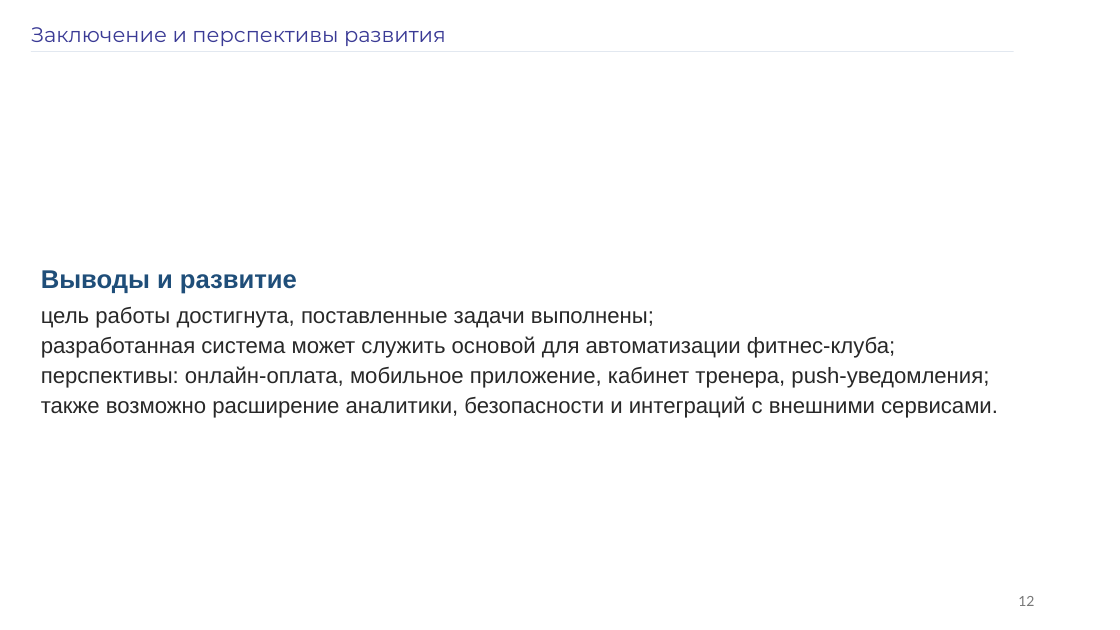
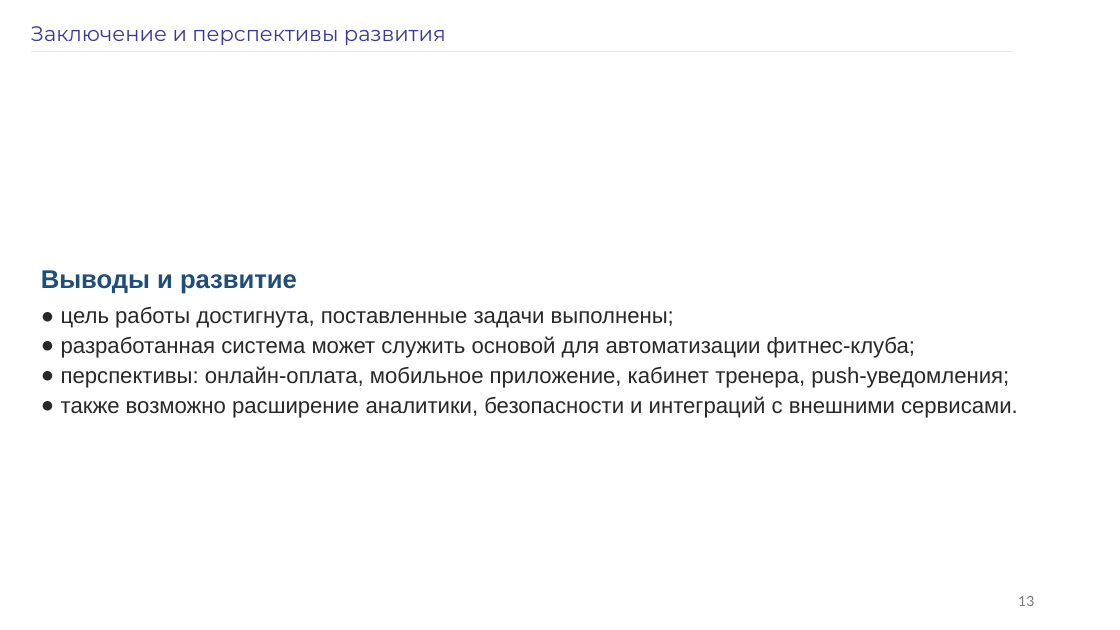
Before and after one commit to 9onin/fitness_gym_app, a slide deck: slide 13 of docs/Черников_Никита_презентация_ВКР_по_шаблону.pptx (slide 12 before the commit). Drawn at 1120x630 pixels with LibreOffice and Linux fonts; fonts in the diff are those of the drawing. Boxes give left, top, right and bottom in pixels: in the first picture for what was removed or moved away, otherwise in the second. Text is boxed around its words. In the diff, an @@ line names an element or a change of style, - is before the commit and + after.

```diff
--- a/docs/Черников_Никита_презентация_ВКР_по_шаблону.pptx
+++ b/docs/Черников_Никита_презентация_ВКР_по_шаблону.pptx
@@ text at (61,307,1018,418): bullet none to ● @@
@@ page number at (1018,596,1034,606): text changed @@
-12
+13
```
Also in this commit, not shown: 11 other slides changed, 1 slide added, 13 other files.
